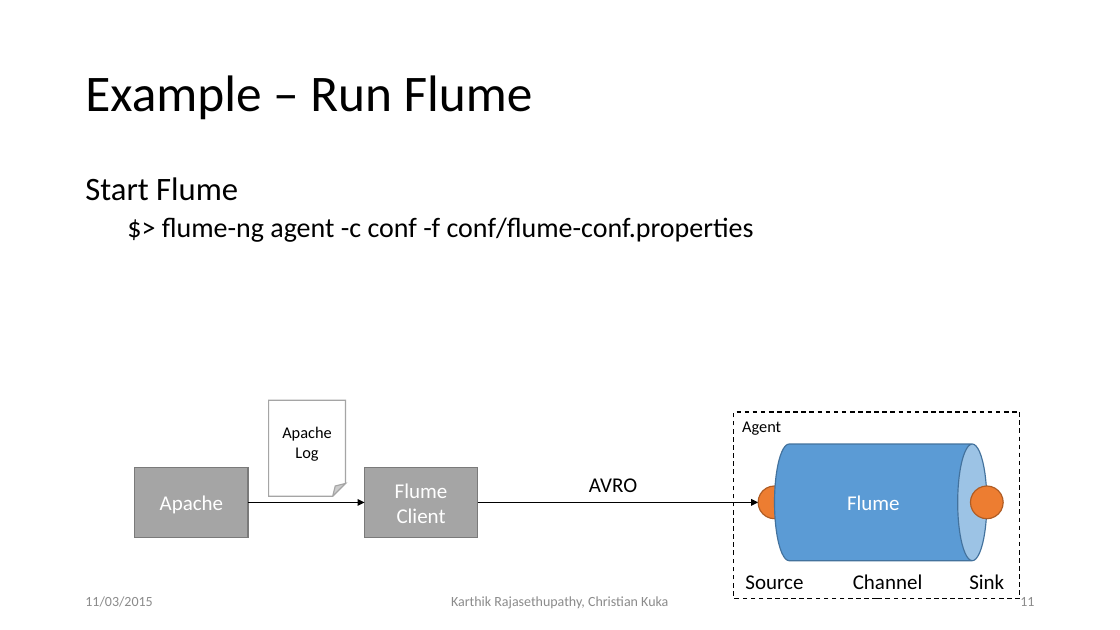
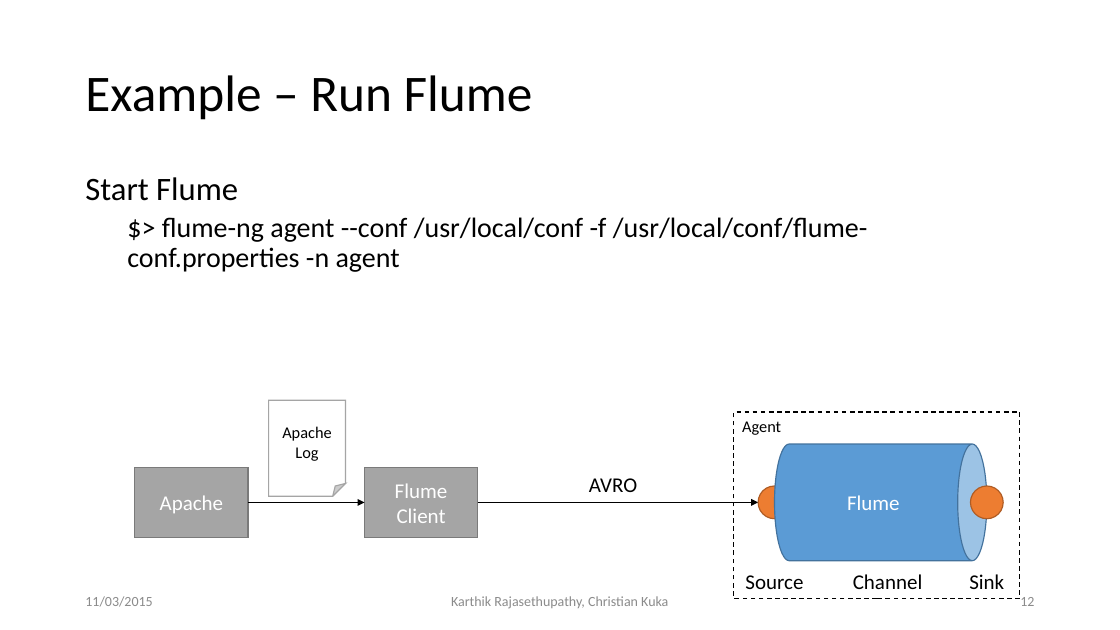
Before and after one commit to ckuka/SHDS, a slide deck: slide 12 of slides/ShanghaiDataScience_Master.pptx (slide 11 before the commit). Drawn at 1120x630 pixels with LibreOffice and Linux fonts; fonts in the diff are those of the drawing. Boxes give left, top, right and bottom in pixels: in the first picture for what was removed or moved away, otherwise in the second. Text is boxed around its words. In the diff, an @@ line names an element or a change of style, - is before the commit and + after.

Commit message:
Add MapReduce slides and flume config

```diff
--- a/slides/ShanghaiDataScience_Master.pptx
+++ b/slides/ShanghaiDataScience_Master.pptx
@@ text at <box>127,217,868,272</box>: text changed @@
-  $> flume-ng agent -c conf -f conf/flume-conf.properties
+  $> flume-ng agent --conf /usr/local/conf -f /usr/local/conf/flume-conf.properties -n agent
@@ page number at <box>1020,597,1034,606</box>: text changed @@
-11
+12
```
Also in this commit, not shown: 8 other slides changed, 3 slides added, 4 other files.
